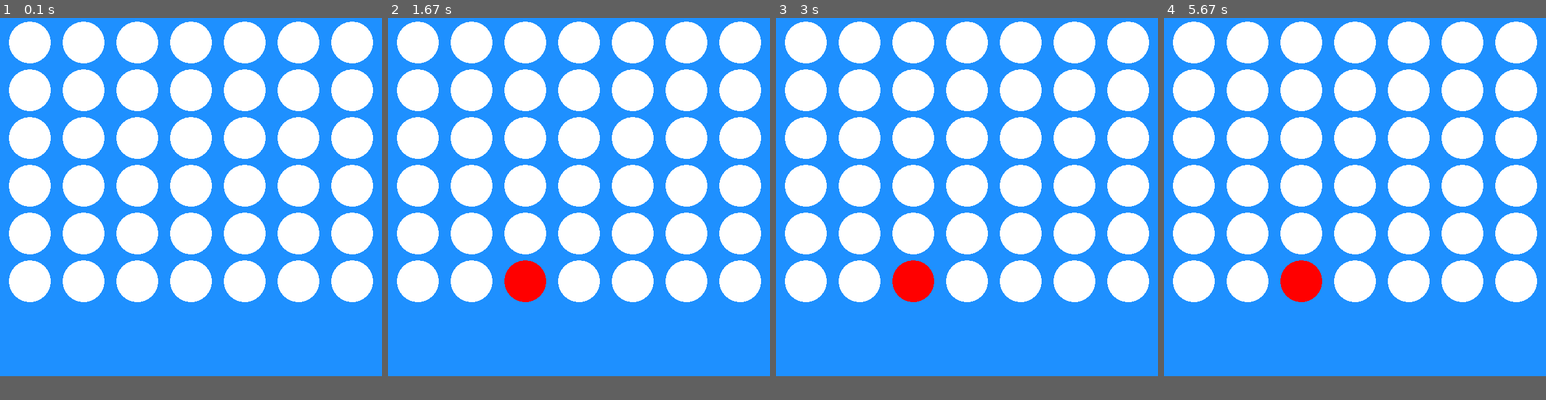
Above: before the commit, frames 1-4 (left to right).
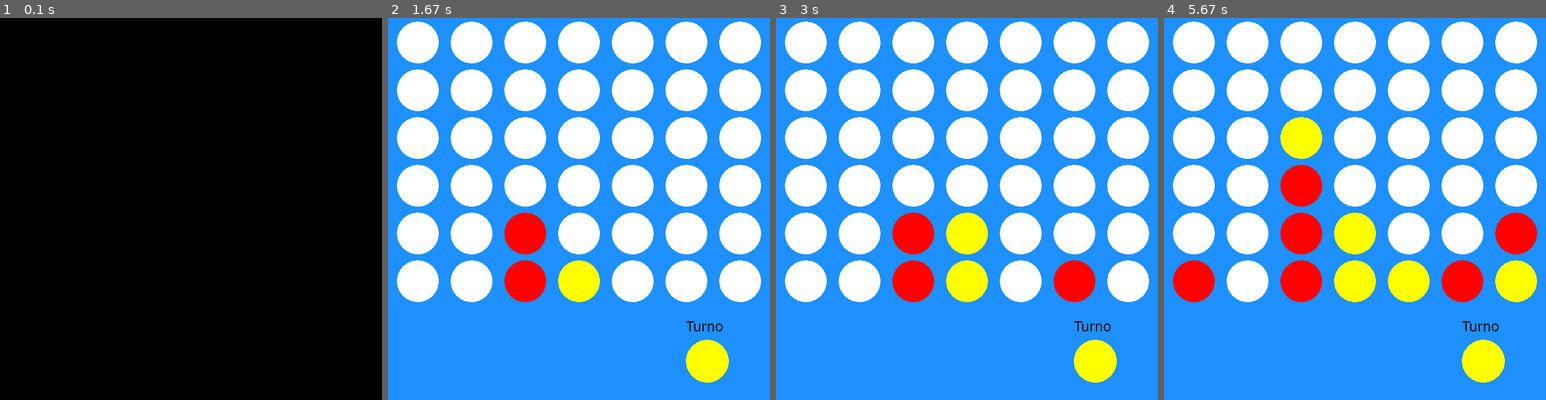
Above: after the commit, the same moments.

Repository: CarusoVitor/ConnectFour
Game: pygame game, started from src/main.py
The game is run twice, just before and just after one commit, with the same random seed, the same clock (stepped at 60 frames per second) and the same inputs.
Inputs (mouse positions are in pixels of both pictures, inside the frame that each line leads up to):
- Up to frame 1 (0.1 s): no input
- Up to frame 2 (1.67 s): click (579, 197) at 0.38 s; click (514, 281) at 0.72 s
- Up to frame 3 (3 s): no input
- Up to frame 4 (5.67 s): no input
In our replay, the window is 640x600 before the commit and 640x640 after it. These sizes can differ from the game's own. Grey fills any space a smaller window leaves; there, only what the larger window draws over its background counts as a difference.

The runs differ from the first frame. In frame 1, 94% of the frame differs, in the area x 0-100%, y 0-94%; in frame 2, 2.9%; in frame 3, 4.8%; in frame 4, 10%.

Commit message:
changes UI

Diff:
--- a/src/game_components/board.py
+++ b/src/game_components/board.py
@@ -63,7 +63,8 @@
         coin_row, coin_column = move
         if self._on_board_limits(move):
             if coin_row < ROWS-1:
-                return self.board[coin_row+1][coin_column] != EMPTY_SPACE and self.board[coin_row][coin_column] == EMPTY_SPACE
+                return self.board[coin_row+1][coin_column] != EMPTY_SPACE and \
+                       self.board[coin_row][coin_column] == EMPTY_SPACE
             else:
                 return self.board[coin_row][coin_column] == EMPTY_SPACE
         else:
--- a/src/game_components/constants/ui_constants.py
+++ b/src/game_components/constants/ui_constants.py
@@ -1,18 +1,30 @@
 from src.game_components.constants.game_constants import PLAYER_ONE, PLAYER_TWO
 
-SCREEN_WIDTH = 640
-SCREEN_HEIGHT = 600
-INFO_WIDTH = 640
-INFO_HEIGTH = 120
-DISPLAY_WINNER_TEXT_COORDS = (30, 500)
+BOARD_WIDTH = 640
+BOARD_HEIGHT = 480
+
+INFO_WIDTH = BOARD_WIDTH
+INFO_HEIGHT = 160
+
+SCREEN_WIDTH = BOARD_WIDTH
+SCREEN_HEIGHT = BOARD_HEIGHT + INFO_HEIGHT
+
+WINNER_TEXT_COORDS = (30, 500)
+TURN_TEXT_COORDS = (500, 500)
+PLAYER_TURN_COIN_COORDS = (535, 575)
 FONT = "comicsansms"
 FONT_SIZE = 25
 
+FIRST_CIRCLE_CENTER = (49.5, 41)
+CIRCLE_RADIUS = 34.5
 CIRCLE_DIAMATER = 69
 VERTICAL_DISTANCE_CIRCLES = 80
+VERTICAL_OFFSET = 6
 HORIZONTAL_DISTANCE_CIRCLES = 90
-VERTICAL_OFFSET = 6
 HORIZONTAL_OFFSET = 15
+
 WHITE = (255, 255, 255, 255)
 LIGHT_BLUE = (30, 144, 255, 255)
 COLOR_PLAYERS = {PLAYER_ONE: "Red", PLAYER_TWO: "Yellow"}
+
+FPS = 60
--- a/src/game_components/ui/game_ui_pygame.py
+++ b/src/game_components/ui/game_ui_pygame.py
@@ -12,7 +12,8 @@
 class GameUI:
     def __init__(self):
         pygame.init()
-        self.board_surface_img = pygame.image.load("../imgs/Connect4Board.png")
+        self.screen_img = pygame.image.load("../imgs/Connect4Board.png")
+        self.screen = None
 
     def play(self, player_types: Tuple[str, str] = None, delay=0):
         if player_types is None:
@@ -23,11 +24,17 @@
         player_turn_type = player_types[player_turn]
         move = (0, 0)
 
-        board_surface = pygame.display.set_mode((SCREEN_WIDTH, SCREEN_HEIGHT))
-        board_surface.fill("White")
+        screen = pygame.display.set_mode((SCREEN_WIDTH, SCREEN_HEIGHT))
+        screen.fill("White")
+        screen.blit(self.screen_img, (0, 0))
 
-        info_surface = pygame.rect.Rect(0, SCREEN_HEIGHT-INFO_HEIGTH, INFO_WIDTH, INFO_HEIGTH)
-        pygame.draw.rect(board_surface, LIGHT_BLUE, info_surface)
+        info_surface = pygame.rect.Rect(0, SCREEN_HEIGHT-INFO_HEIGHT, INFO_WIDTH, INFO_HEIGHT)
+        pygame.draw.rect(screen, LIGHT_BLUE, info_surface)
+        font = pygame.font.SysFont(FONT, FONT_SIZE)
+        turn_text = font.render("Turno", False, "Black")
+
+        screen.blit(turn_text, TURN_TEXT_COORDS)
+        pygame.draw.circle(screen, COLOR_PLAYERS[player_turn], PLAYER_TURN_COIN_COORDS, CIRCLE_RADIUS + 2)
 
         pygame.display.set_caption("Connect 4")
         clock = pygame.time.Clock()
@@ -46,7 +53,7 @@
             move_status = False
 
             if player_turn_type == "Human":
-                if mouse_press and board_surface.get_at(pygame.mouse.get_pos()) == WHITE:
+                if mouse_press and screen.get_at(pygame.mouse.get_pos()) == WHITE:
                     move = HumanPlayer.make_move()
                     move_status = board.add_to_board(move, player_turn)
             else:
@@ -54,48 +61,46 @@
                 move_status = board.add_to_board(move, player_turn)
 
             if move_status:
-                rect = self.get_rect_from_position(move)
-                pygame.draw.rect(board_surface, COLOR_PLAYERS[player_turn], rect)
+                center = self.get_circle_center_from_position(move)
+                pygame.draw.circle(screen, COLOR_PLAYERS[player_turn], center, CIRCLE_RADIUS+2)
                 if board.check_win(move, player_turn):
                     break
                 player_turn ^= 1
                 player_turn_type = player_types[player_turn]
                 sleep(delay)
+                pygame.draw.circle(screen, COLOR_PLAYERS[player_turn], PLAYER_TURN_COIN_COORDS, CIRCLE_RADIUS + 2)
 
-            board_surface.blit(self.board_surface_img, (0, 0))
+            screen.blit(self.screen_img, (0, 0))
             pygame.display.update()
-            clock.tick(60)
+            clock.tick(FPS)
 
         if board.check_win(move, player_turn):
             if player_turn == PLAYER_ONE:
-                winner_str = f"O jogador vermelho foi vencedor!"
+                final_str = f"O jogador vermelho foi vencedor!"
+
             else:
-                winner_str = f"O jogador amarelo foi vencedor!"
+                final_str = f"O jogador amarelo foi vencedor!"
+            final_color = COLOR_PLAYERS[player_turn]
 
-            font = pygame.font.SysFont(FONT, FONT_SIZE)
-            winner_surface = font.render(winner_str, False, COLOR_PLAYERS[player_turn])
+        else:
+            final_str = "Empate!"
+            final_color = "Black"
 
-            board_surface.blit(self.board_surface_img, (0, 0))
-            board_surface.blit(winner_surface, DISPLAY_WINNER_TEXT_COORDS)
+        winner_text = font.render(final_str, False, final_color)
 
-            pygame.display.update()
-            sleep(3)
-        else:
-            print("Empate!")
+        screen.blit(self.screen_img, (0, 0))
+        screen.blit(winner_text, WINNER_TEXT_COORDS)
 
-    def get_rect_from_position(self, position):
-        """Gets the rectangle that will be used to paint the circle corresponding to the position of the board"""
+        pygame.display.update()
+        sleep(3)
+
+    def get_circle_center_from_position(self, position):
+        """Gets the center coordinates of the circle corresponding to the position clicked"""
         pos_row, pos_column = position
-        top_left_rect_coordinates = (
-            HORIZONTAL_OFFSET + HORIZONTAL_DISTANCE_CIRCLES * pos_column,
-            VERTICAL_OFFSET + VERTICAL_DISTANCE_CIRCLES * pos_row
-        )
-        width_rect = CIRCLE_DIAMATER + 1
-        height_rect = CIRCLE_DIAMATER + 1
-        rect = pygame.rect.Rect(
-            top_left_rect_coordinates[0],
-            top_left_rect_coordinates[1],
-            width_rect,
-            height_rect
-        )
-        return rect
+
+        starting_center_x, starting_center_y = FIRST_CIRCLE_CENTER
+
+        center = (starting_center_x + HORIZONTAL_DISTANCE_CIRCLES * pos_column,
+                  starting_center_y + VERTICAL_DISTANCE_CIRCLES * pos_row)
+
+        return center
--- a/src/main.py
+++ b/src/main.py
@@ -2,5 +2,5 @@
 
 if __name__ == "__main__":
     game_ui = GameUI()
-    players = ("Human", "Human")
-    game_ui.play(players, delay=0)
+    players = ("RandomBot", "RandomBot")
+    game_ui.play(players, delay=0.5)
